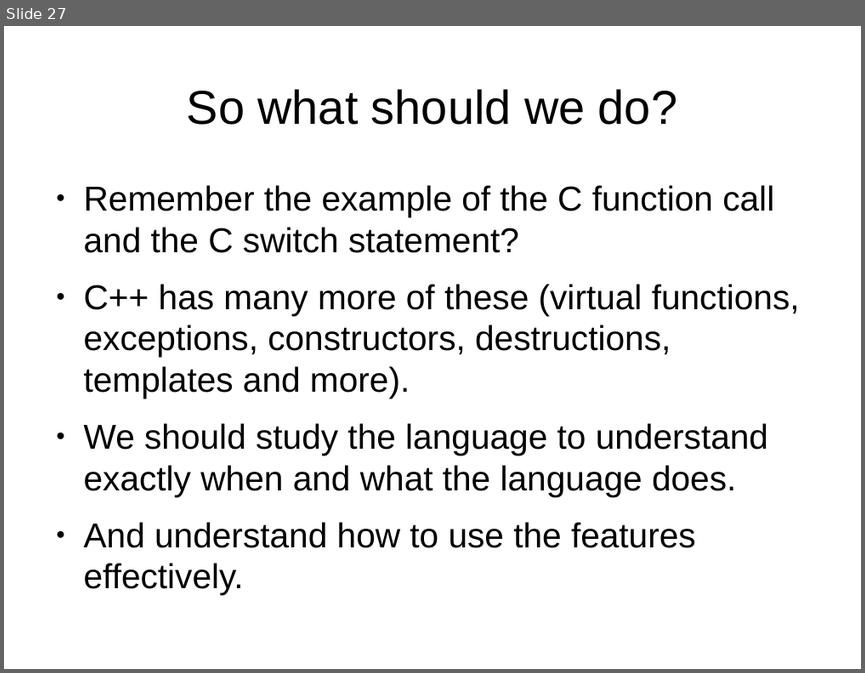
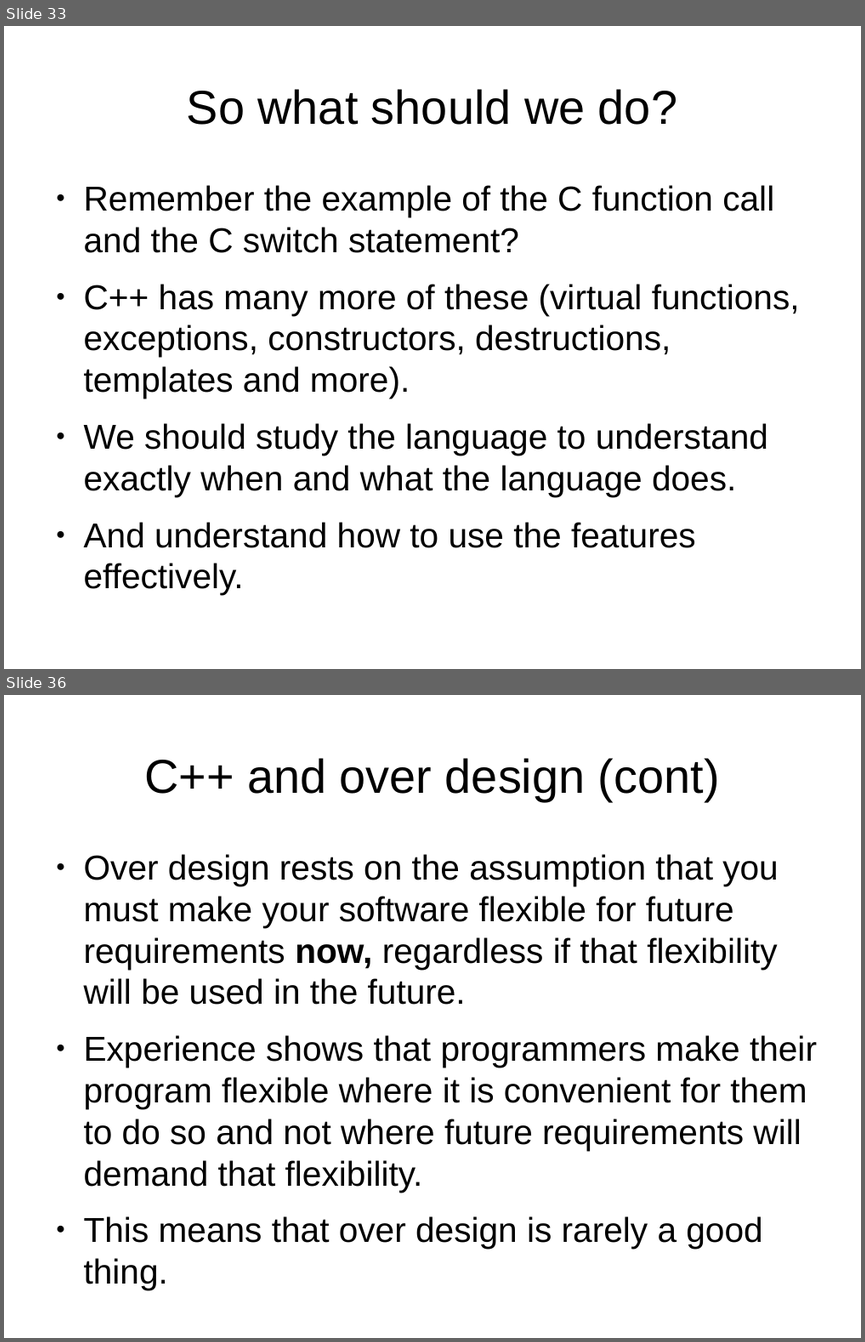
Before and after one commit to veltzer/demos-linux, a slide deck: multi_core/effective_cplusplus.odp. Shown one above the other, each under a label of ours: slide 27 before the commit, slides 33 and 36 after it; the slides between them are not shown. The pictures are 865x673 and 865x1342 pixels, drawn with LibreOffice and Linux fonts; fonts in the diff are those of the drawing. Boxes give left, top, right and bottom in pixels: in the first picture for what was removed or moved away, otherwise in the second. Text is boxed around its words. In the diff, an @@ line names an element or a change of style, - is before the commit and + after.

```diff
--- a/multi_core/effective_cplusplus.odp
+++ b/multi_core/effective_cplusplus.odp
@@ slide 36 added at (4, 695, 861, 1338), background #FFFFFF @@
@@ title added at (144, 758, 720, 801), 44 pt, text #000000 @@
+C++ and over design (cont)
@@ text added at (84, 854, 817, 1290), 32 pt, text #000000 @@
+● Over design rests on the assumption that you must make your software flexible for future requirements now, regardless if that flexibility will be used in the future.
+● Experience shows that programmers make their program flexible where it is convenient for them to do so and not where future requirements will demand that flexibility.
+● This means that over design is rarely a good thing.
@@ what was slide 27 is now slide 33 @@
```
Also in this commit, not shown: 7 slides changed, 30 other slides added, 3 other files.
